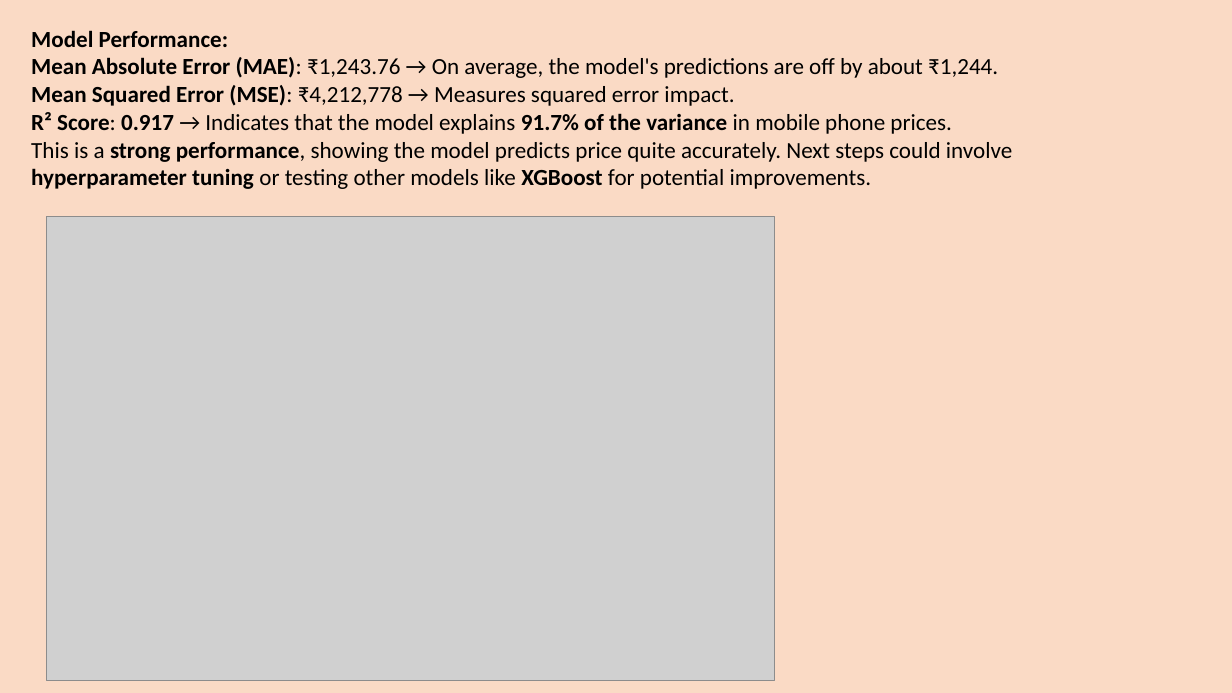
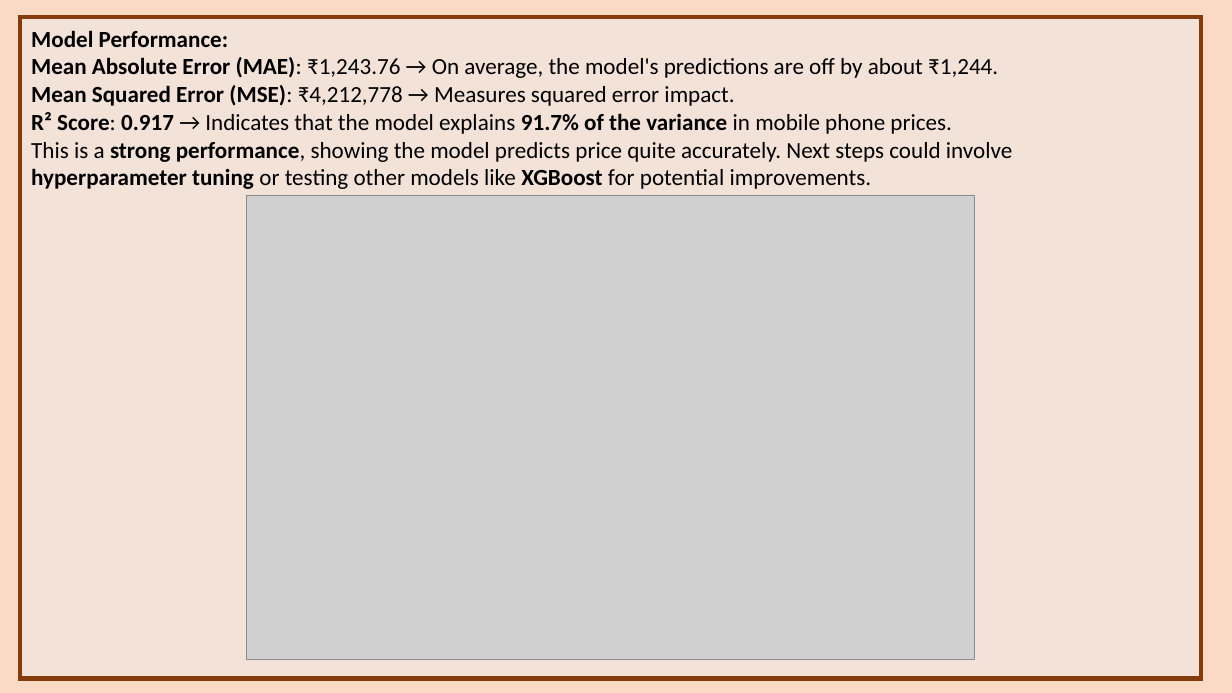
Before and after one commit to rajani1616/project4-Mobile-price-prediction, a slide deck: slide 13 of project4ppt.pptx. Drawn at 1232x693 pixels with LibreOffice and Linux fonts; fonts in the diff are those of the drawing; grey boxes stand for pictures. Boxes give left, top, right and bottom in pixels: in the first picture for what was removed or moved away, otherwise in the second. Text is boxed around its words. In the diff, an @@ line names an element or a change of style, - is before the commit and + after.

```diff
--- a/project4ppt.pptx
+++ b/project4ppt.pptx
@@ rectangle added at <box>20,18,1202,679</box>, fill #EDEDED at 47% opacity, outline #843C0B 3.5 pt @@
@@ picture: place and size @@
-picture at <box>46,216,775,681</box>
+picture at <box>247,195,975,660</box>
```
Also in this commit, not shown: 17 other slides changed.
